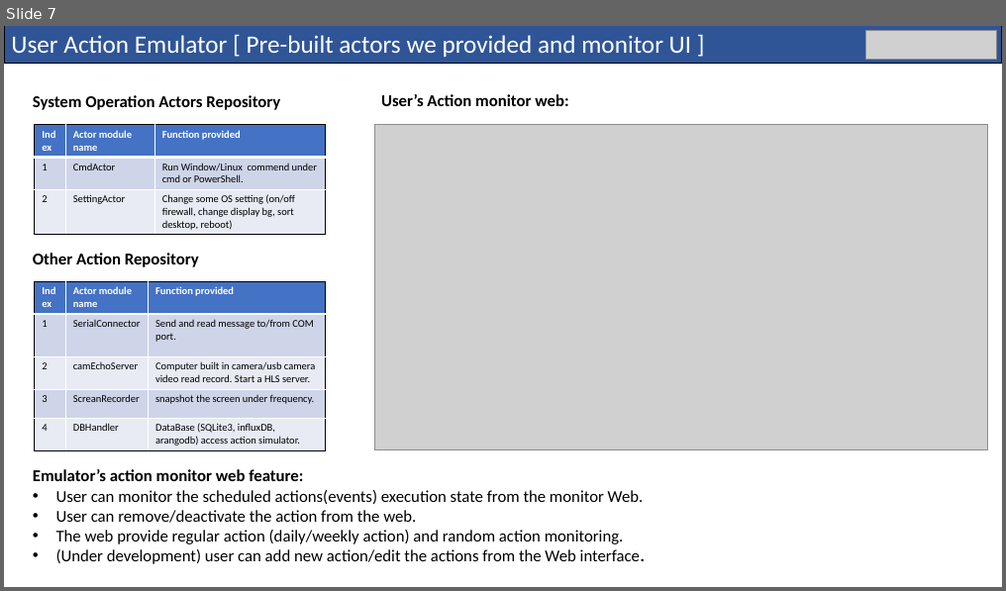
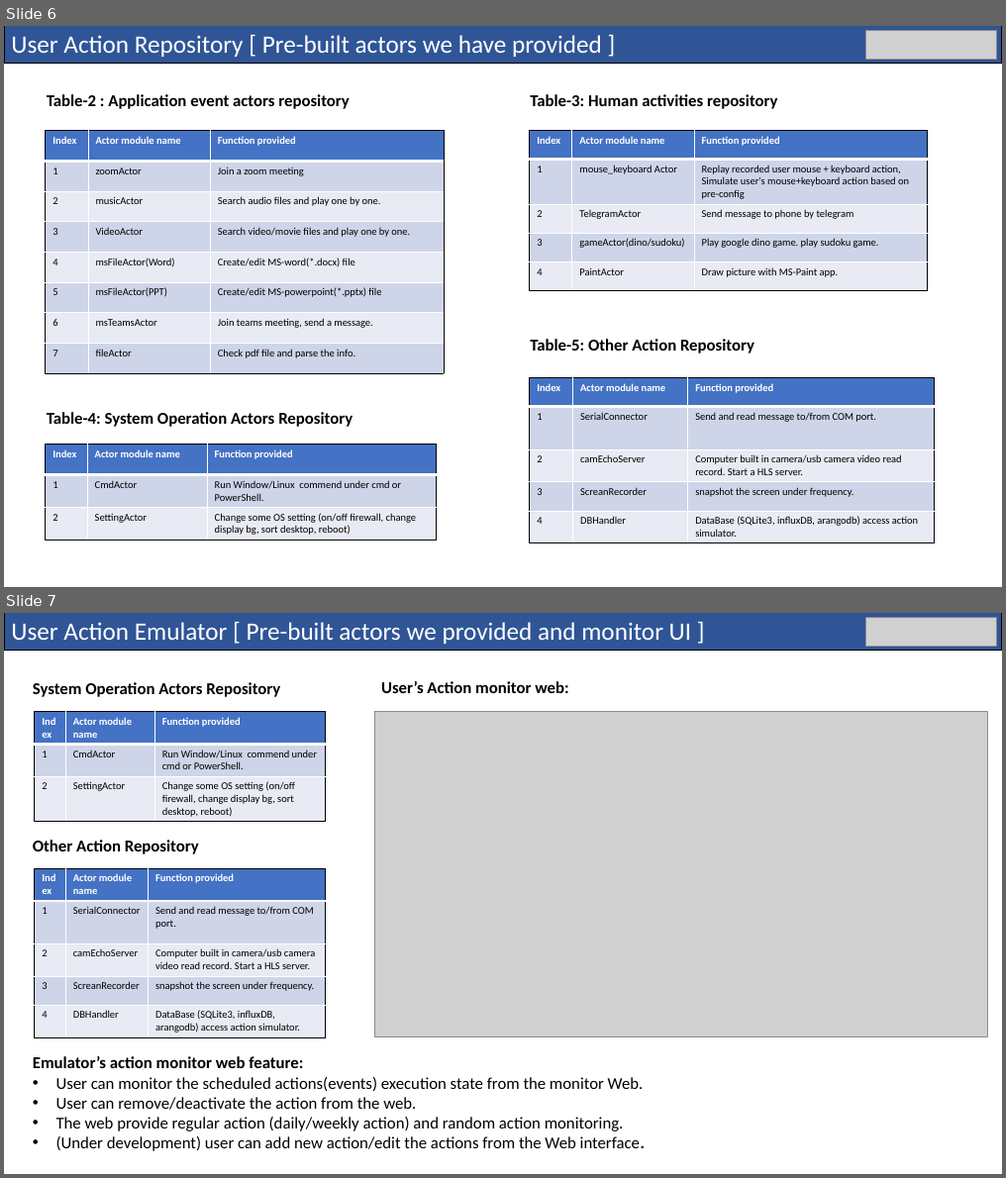
Before and after one commit to LiuYuancheng/Cluster_User_Emulation_System, a slide deck: doc/designDoc.pptx. Shown one above the other, each under a label of ours: slide 7 before the commit, slides 6 and 7 after it. The pictures are 1006x591 and 1006x1178 pixels, drawn with LibreOffice and Linux fonts; fonts in the diff are those of the drawing; grey boxes stand for pictures. Boxes give left, top, right and bottom in pixels: in the first picture for what was removed or moved away, otherwise in the second. Text is boxed around its words. In the diff, an @@ line names an element or a change of style, - is before the commit and + after.

```diff
--- a/doc/designDoc.pptx
+++ b/doc/designDoc.pptx
@@ slide 6 added at box(4, 26, 1002, 587), background #FFFFFF @@
@@ rectangle added at box(4, 26, 1002, 63), fill #2F5597, outline #000000 0.75 pt, 24 pt, text #FFFFFF @@
+User Action Repository [ Pre-built actors we have provided ]
@@ picture added at box(865, 31, 997, 59) @@
@@ text added at box(47, 94, 350, 109), 16 pt, text #000000, bold @@
+Table-2 : Application event actors repository
@@ text added at box(530, 94, 778, 109), 16 pt, text #000000, bold @@
+Table-3: Human activities repository
@@ table added at box(46, 131, 444, 373), 8 rows, 3 columns @@
+Index | Actor module name | Function provided
+1 | zoomActor | Join a zoom meeting
+2 | musicActor | Search audio files and play one by one.
+3 | VideoActor | Search video/movie files and play one by one.
+4 | msFileActor(Word) | Create/edit MS-word(*.docx) file
+5 | msFileActor(PPT) | Create/edit MS-powerpoint(*.pptx) file
+6 | msTeamsActor | Join teams meeting, send a message.
+7 | fileActor | Check pdf file and parse the info.
@@ table added at box(530, 130, 928, 291), 5 rows, 3 columns @@
+Index | Actor module name | Function provided
+1 | mouse_keyboard Actor | Replay recorded user mouse + keyboard action, Simulate user's mouse+keyboard action based on pre-config
+2 | TelegramActor | Send message to phone by telegram
+3 | gameActor(dino/sudoku) | Play google dino game. play sudoku game.
+4 | PaintActor | Draw picture with MS-Paint app.
@@ text added at box(530, 339, 754, 354), 16 pt, text #000000, bold @@
+Table-5: Other Action Repository
@@ table added at box(530, 377, 936, 544), 5 rows, 3 columns @@
+Index | Actor module name | Function provided
+1 | SerialConnector | Send and read message to/from COM port.
+2 | camEchoServer | Computer built in camera/usb camera video read record. Start a HLS server.
+3 | ScreanRecorder | snapshot the screen under frequency.
+4 | DBHandler | DataBase (SQLite3, influxDB, arangodb) access action simulator.
@@ text added at box(47, 412, 352, 427), 16 pt, text #000000, bold @@
+Table-4: System Operation Actors Repository
@@ table added at box(46, 445, 436, 540), 3 rows, 3 columns @@
+Index | Actor module name | Function provided
+1 | CmdActor | Run Window/Linux commend under cmd or PowerShell.
+2 | SettingActor | Change some OS setting (on/off firewall, change display bg, sort desktop, reboot)
```
Also in this commit, not shown: 3 slides changed, 2 other slides added, 1 other file.
